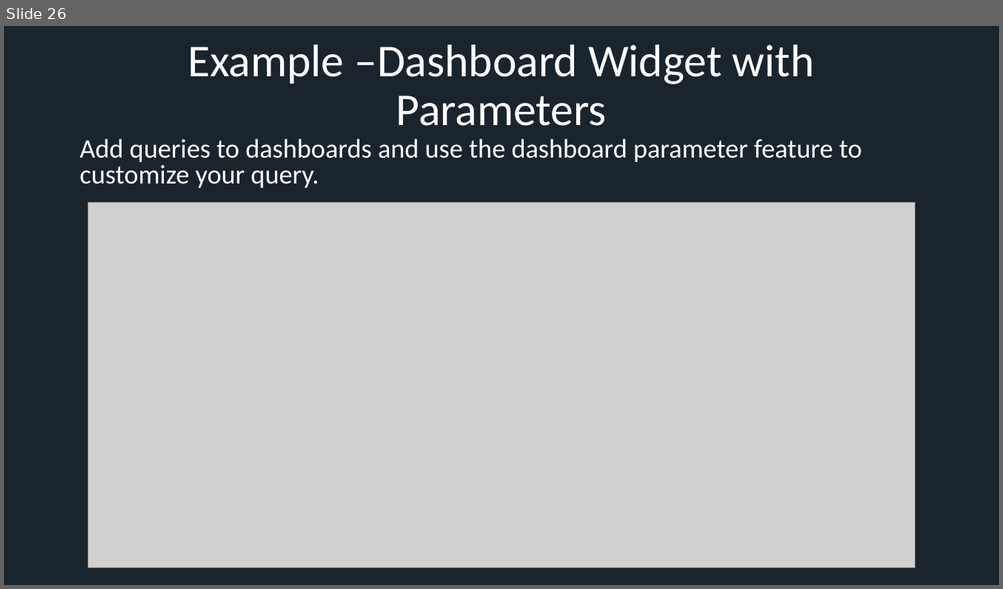
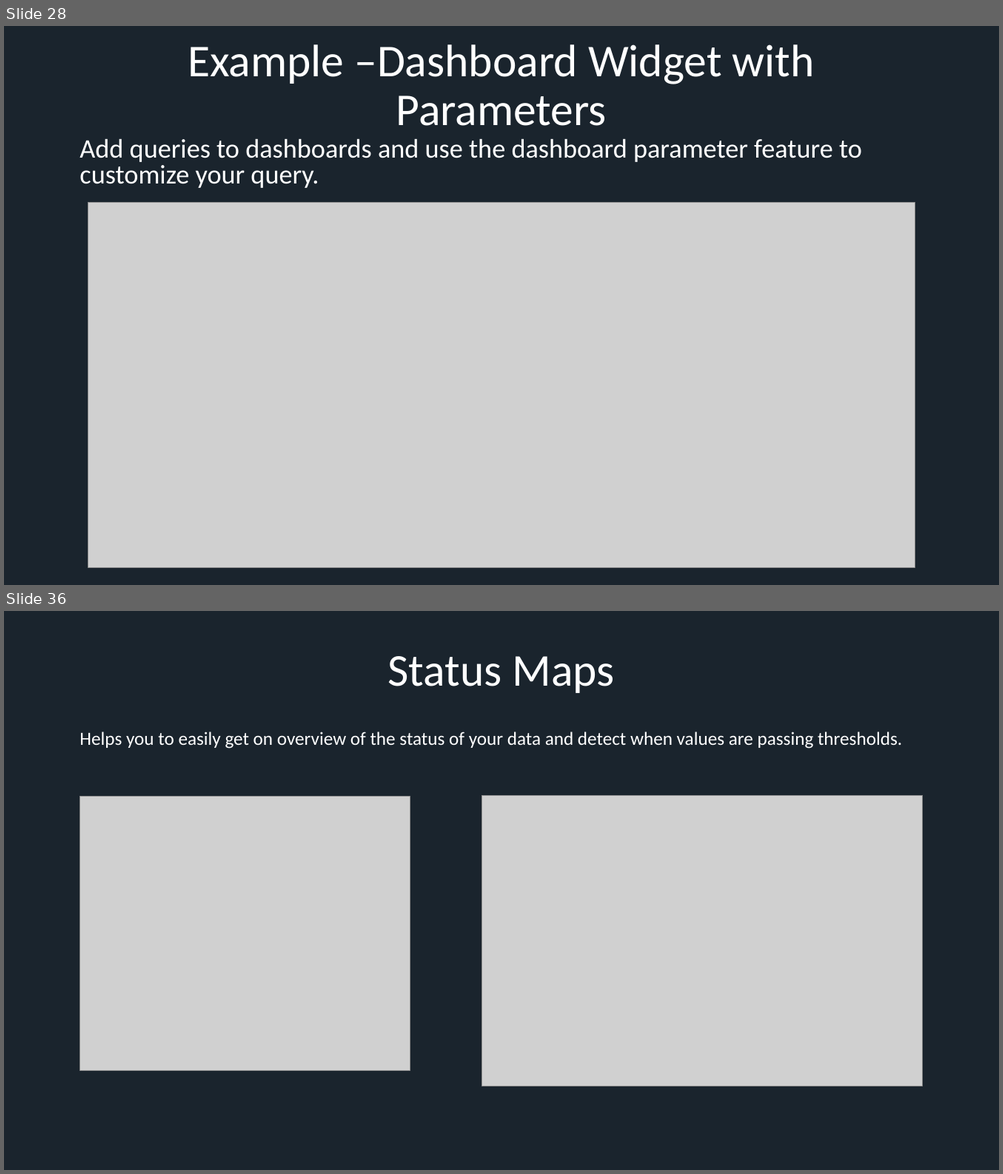
Before and after one commit to xresch/EngineeredMonitoringPlatform, a slide deck: EngineeredMonitoringPlatform/docs/EMP_PresentationSlides.pptx. Shown one above the other, each under a label of ours: slide 26 before the commit, slides 28 and 36 after it; the slides between them are not shown. The pictures are 1003x589 and 1003x1174 pixels, drawn with LibreOffice and Linux fonts; fonts in the diff are those of the drawing; grey boxes stand for pictures. Boxes give left, top, right and bottom in pixels: in the first picture for what was removed or moved away, otherwise in the second. Text is boxed around its words. In the diff, an @@ line names an element or a change of style, - is before the commit and + after.

```diff
--- a/EngineeredMonitoringPlatform/docs/EMP_PresentationSlides.pptx
+++ b/EngineeredMonitoringPlatform/docs/EMP_PresentationSlides.pptx
@@ slide 36 added at (4, 611, 999, 1170), background #1A242D @@
@@ title added at (388, 656, 614, 693), 44 pt, text #FFFFFF @@
+Status Maps
@@ text added at (79, 732, 902, 749), 18 pt, text #FFFFFF @@
+Helps you to easily get on overview of the status of your data and detect when values are passing thresholds.
@@ picture added at (80, 797, 410, 1071) @@
@@ picture added at (481, 796, 922, 1087) @@
@@ what was slide 26 is now slide 28 @@
```
Also in this commit, not shown: 1 slide changed, 12 other slides added, 2 slides removed.
